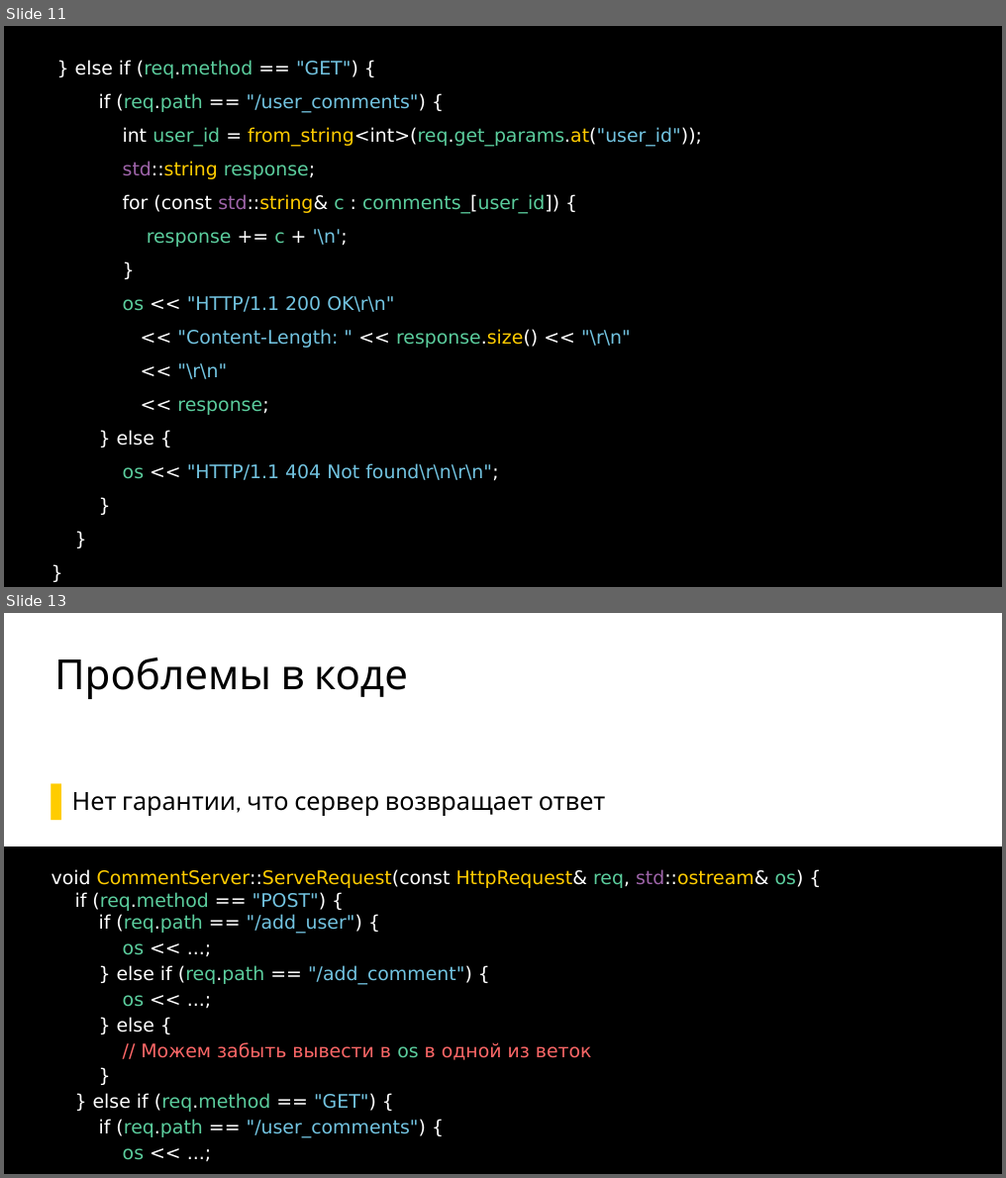
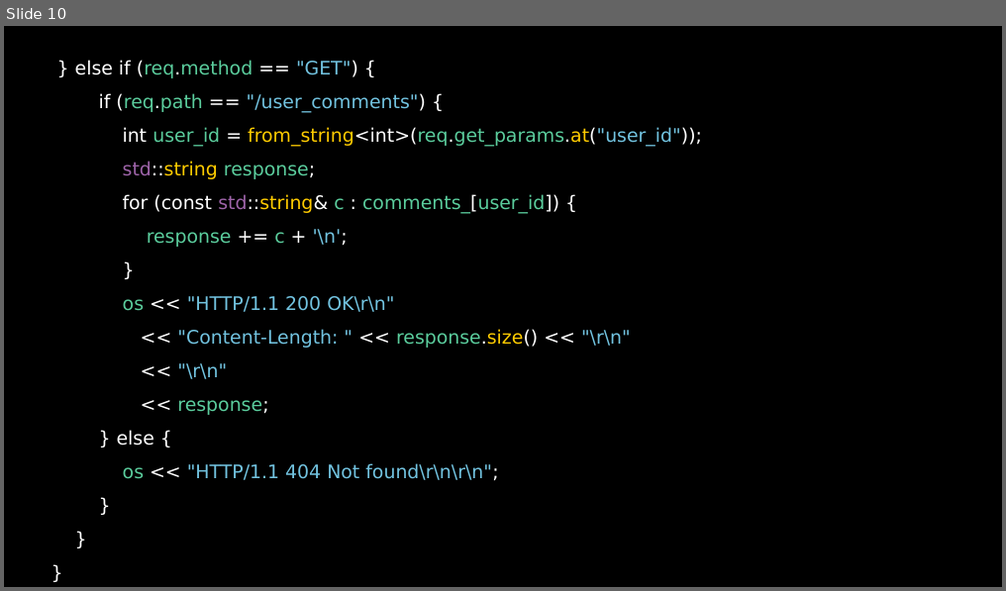
Before and after one commit to ishfb/secr2017, a slide deck: slides.pptx. Shown one above the other, each under a label of ours: slides 11 and 13 before the commit, slide 10 after it; the slides between them are not shown. The pictures are 1006x1178 and 1006x591 pixels, drawn with LibreOffice and Linux fonts; fonts in the diff are those of the drawing. Boxes give left, top, right and bottom in pixels: in the first picture for what was removed or moved away, otherwise in the second. Text is boxed around its words. In the diff, an @@ line names an element or a change of style, - is before the commit and + after.

```diff
--- a/slides.pptx
+++ b/slides.pptx
@@ slide 13 removed at (4, 613, 1002, 1174), background #FFFFFF @@
@@ title removed at (54, 658, 408, 699) @@
-Проблемы в коде
@@ text removed at (72, 792, 606, 816) @@
-  ▌ Нет гарантии, что сервер возвращает ответ
@@ text removed at (4, 847, 1002, 1174) @@
-void CommentServer::ServeRequest(const HttpRequest& req, std::ostream& os) {
-if (req.method == "POST") {
-if (req.path == "/add_user") {
-os << ...;
-} else if (req.path == "/add_comment") {
-os << ...;
-} else {
-// Можем забыть вывести в os в одной из веток
-}
-} else if (req.method == "GET") {
-if (req.path == "/user_comments") {
-os << ...;
@@ what was slide 11 is now slide 10 @@
```
Also in this commit, not shown: 2 slides changed, 4 other slides removed, 1 other file.
